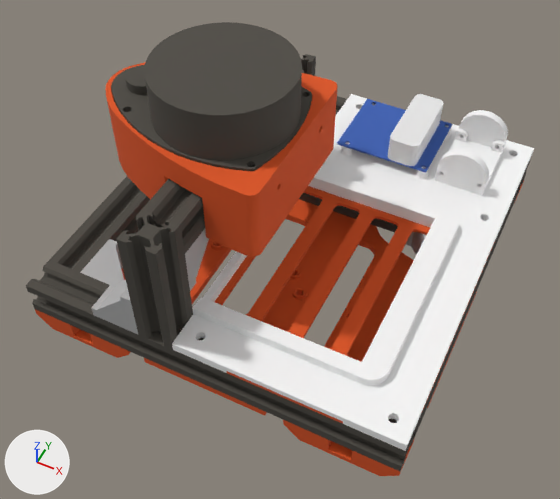
Before and after pictures for a commit that changed the COLLADA model xavbot_description/meshes/base.dae.
Both versions are drawn from a camera (50 mm lens) standing at (0.233, -0.17, 0.335) and looking at (0.111, 0.075, 0.029). Arrows for +X, +Y and +Z are at lower left; the lights stay in place. Where no turn or scale is listed for an object, it has been applied to the vertices.

The first picture shows 'Part 1', 'Part 2', 'V-Slot 2020 Extrude - Configurable', 'V-Slot 2020 Extrude - Configurable.003', 'V-Slot 2020 Extrude - Configurable.004', 'V-Slot 2020 Extrude - Configurable.005', 'base_panel', 'jetson_base', 'jetson_top', 'motor_mount', 'u2d2_board', 'u2d2_hub'.
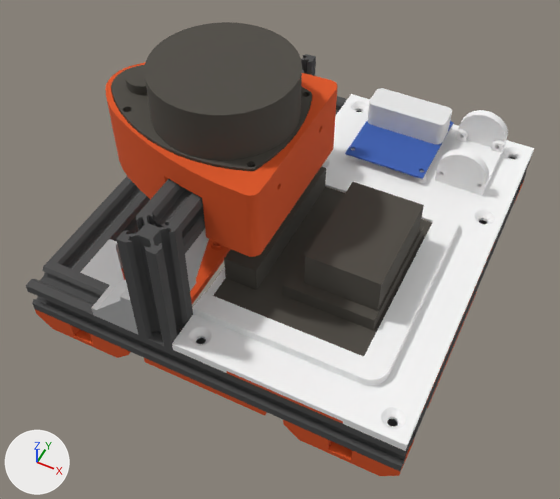
Location of each change, (x1, y1, x2, y2) in pixels of the pictures (560 x 499 px; the box of a moved part takes in the faces that stretch with it):
'jetson_simple', added: after (213, 166, 432, 356)
'u2d2_hub', moved, turned: before (388, 94, 444, 166); after (367, 88, 452, 144)
part 1 of me_jetson_top, moved or reshaped: (188, 98, 523, 431) in both
'jetson_base', unchanged, covered by the edit: before (215, 186, 495, 424); after (227, 242, 495, 424)
'base_panel', unchanged, covered by the edit: before (122, 199, 477, 416); after (122, 239, 477, 416)

Diff of the bpy script that builds the scene:
```diff
--- a/xavbot_description/meshes/base.dae.py
+++ b/xavbot_description/meshes/base.dae.py
@@ mat_id41 @@
+mat_id41 = principled_material('ID41')
+mat_id41.base_color = (0.0742, 0.0666, 0.0545)  # dark grey #4d4942
+mat_id41.roughness = 0.9
@@ me_jetson_top @@
 # used by ob_jetson_top; location = (0.0, 0.0, 0.02)
-me_jetson_top.from_pydata(...)  # 2792 vertices, 5640 faces; spans x 0.09..0.21, y 0.0..0.22, z 0.0..0.029
+me_jetson_top.from_pydata(...)  # 3465 vertices, 6986 faces; spans x 0.09..0.21, y 0.0..0.22, z 0.0..0.029
+# me_jetson_top part 1: 372 vertices moved from x 0.09..0.202, y 0.008..0.213, z 0.0..0.01 to x 0.09..0.202, y 0.008..0.216, z 0.0..0.01; 1172 vertices removed from x 0.09..0.203, y 0.007..0.213, z 0.0..0.01; 1845 vertices added at x 0.09..0.205, y 0.004..0.216, z 0.0..0.01
 me_jetson_top.materials.append(mat_id99)
@@ me_jetson_simple @@
+me_jetson_simple.from_pydata(...)  # 112 vertices, 220 faces; spans x 0.0945..0.1855, y 0.0282..0.1318, z 0.002..0.0364
+me_jetson_simple.materials.append(mat_id41)  # dark grey #4d4942
@@ ob_u2d2_hub @@
 ob_u2d2_hub.parent = ob_xavbot_3
-ob_u2d2_hub.location = (0.144, 0.189, 0.046)
-ob_u2d2_hub.rotation_euler = (-1.571, 0.0, 1.571)  # degrees (-90, 0, 90)
+ob_u2d2_hub.location = (0.136, 0.199, 0.046)
+ob_u2d2_hub.rotation_euler = (-1.571, 0.0, -3.142)  # degrees (-90, 0, -180)
@@ ob_jetson_simple @@
+ob_jetson_simple = bpy.data.objects.new('jetson_simple', me_jetson_simple)
+ob_jetson_simple.location = (0.0, 0.0, 0.02)
```
